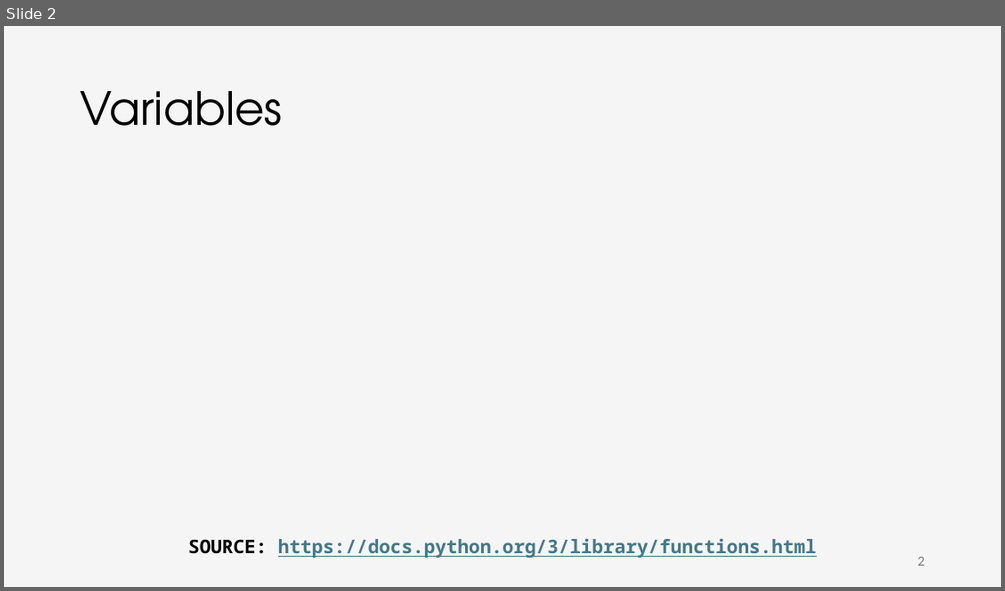
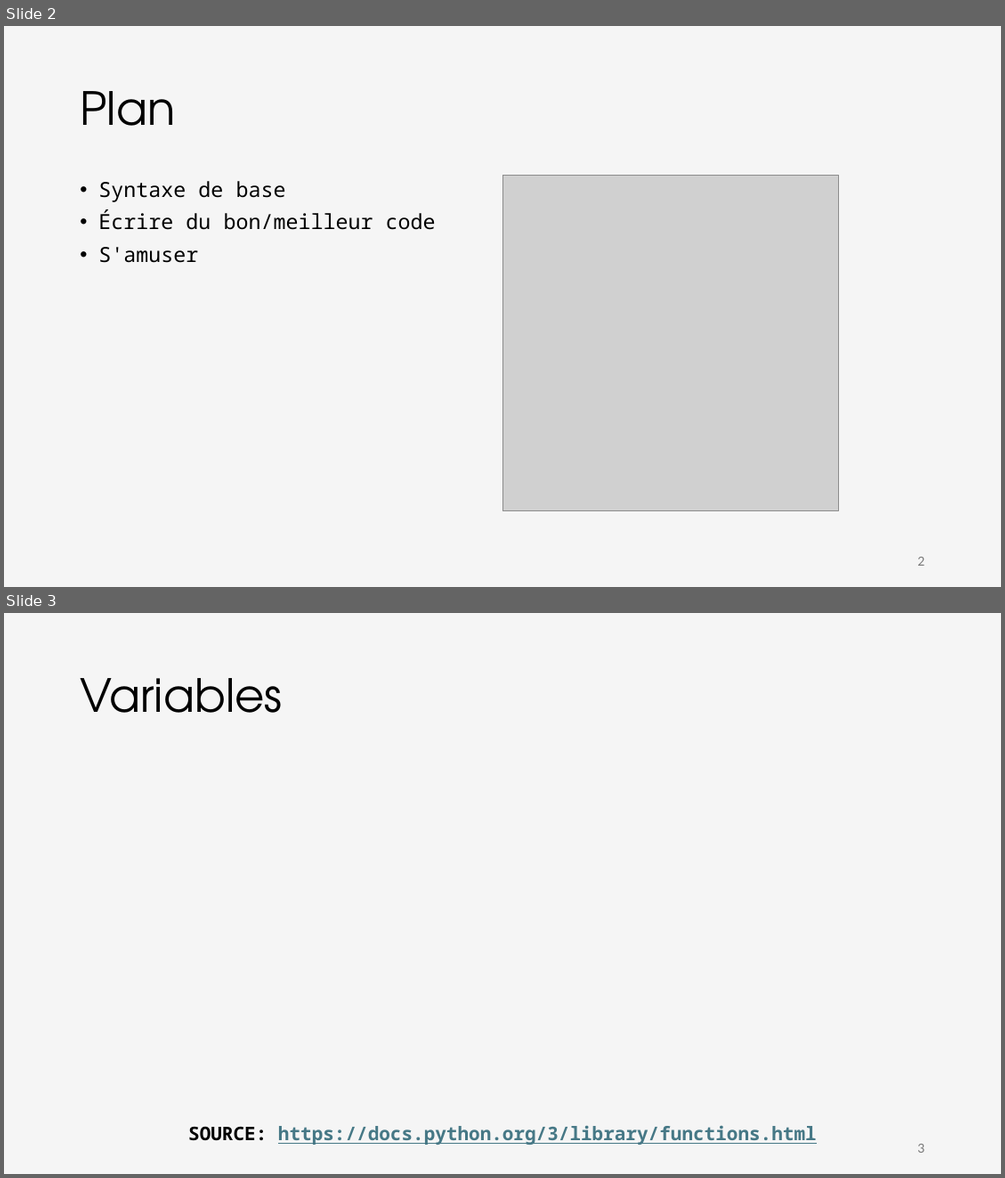
Before and after one commit to iannickgagnon/sagedays_iannick_2026, a slide deck: python_1/presentation_python_1.pptx. Shown one above the other, each under a label of ours: slide 2 before the commit, slides 2 and 3 after it. The pictures are 1005x591 and 1005x1178 pixels, drawn with LibreOffice and Linux fonts; fonts in the diff are those of the drawing; grey boxes stand for pictures. Boxes give left, top, right and bottom in pixels: in the first picture for what was removed or moved away, otherwise in the second. Text is boxed around its words. In the diff, an @@ line names an element or a change of style, - is before the commit and + after.

```diff
--- a/python_1/presentation_python_1.pptx
+++ b/python_1/presentation_python_1.pptx
@@ slide 2 added at <box>4,26,1001,587</box>, background #F5F5F5 @@
@@ title added at <box>80,91,175,126</box>, 44 pt, text #000000 @@
+Plan
@@ text added at <box>98,181,436,263</box>, 20 pt, text #000000 @@
+• Syntaxe de base
+• Écrire du bon/meilleur code
+• S'amuser
@@ picture added at <box>502,176,839,511</box> @@
@@ page number added at <box>917,556,924,565</box>, 12 pt, text #797979 @@
+2
@@ what was slide 2 is now slide 3 @@
@@ page number at <box>917,1143,924,1152</box>: text changed @@
-2
+3
```
Also in this commit, not shown: 15 slides changed, 1 other slide added, 4 slides removed.
